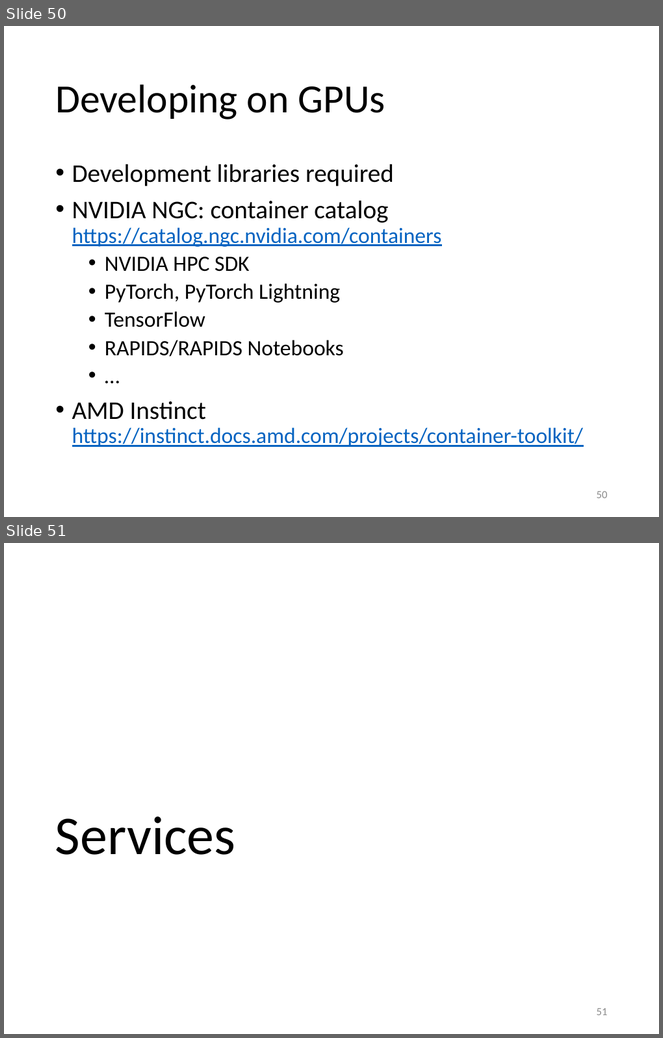
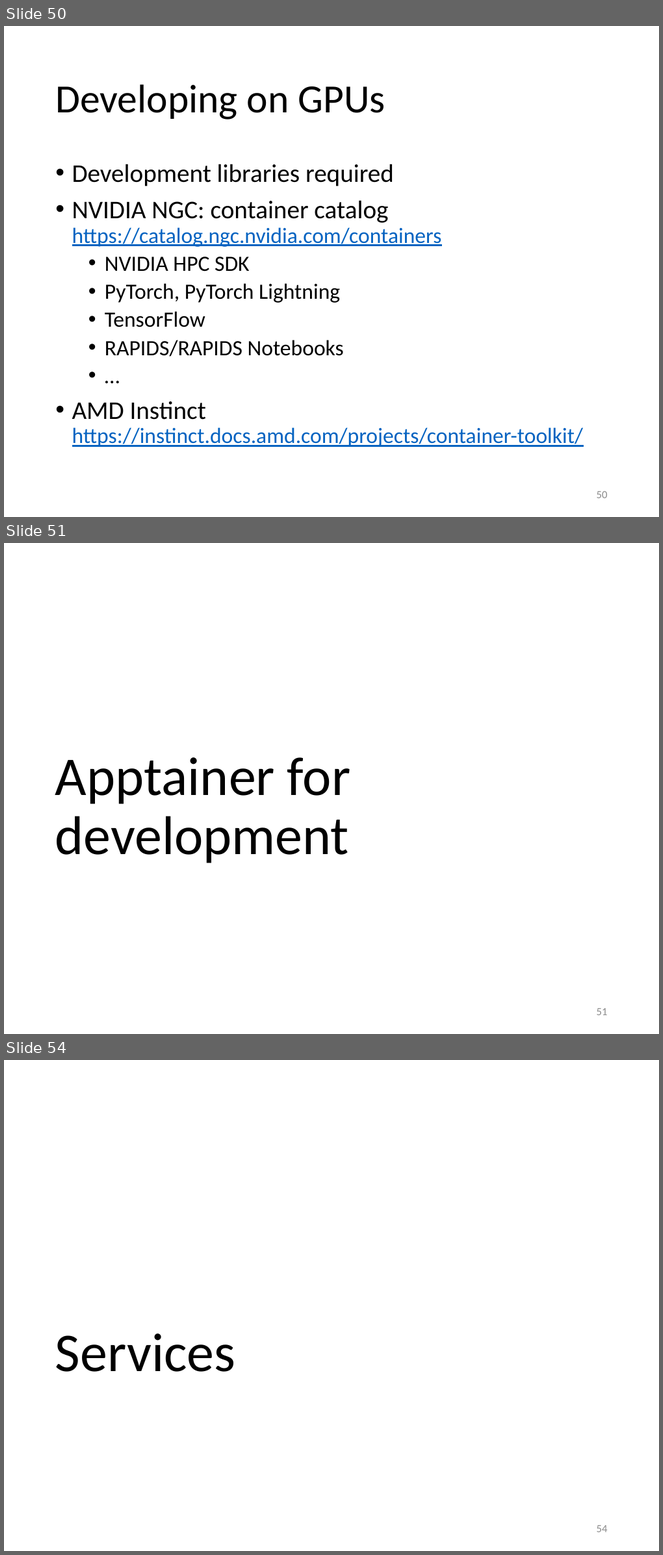
Before and after one commit to gjbex/Containers-for-HPC, a slide deck: containers_for_hpc.pptx. Shown one above the other, each under a label of ours: slides 50 and 51 before the commit, slides 50, 51 and 54 after it; the slides between them are not shown. The pictures are 663x1038 and 663x1555 pixels, drawn with LibreOffice and Linux fonts; fonts in the diff are those of the drawing. Boxes give left, top, right and bottom in pixels: in the first picture for what was removed or moved away, otherwise in the second. Text is boxed around its words. In the diff, an @@ line names an element or a change of style, - is before the commit and + after.

Commit message:
Add slides on apptainer for development

```diff
--- a/containers_for_hpc.pptx
+++ b/containers_for_hpc.pptx
@@ slide 51 added at <box>4,543,659,1034</box>, background #FFFFFF @@
@@ title added at <box>55,757,350,863</box>, 60 pt, text #000000 @@
+Apptainer for development
@@ page number added at <box>597,1008,608,1016</box>, 12 pt, text #8C8C8C @@
+51
@@ what was slide 51 is now slide 54 @@
@@ page number at <box>597,1525,608,1533</box>: text changed @@
-51
+54
```
Also in this commit, not shown: 2 other slides added.
